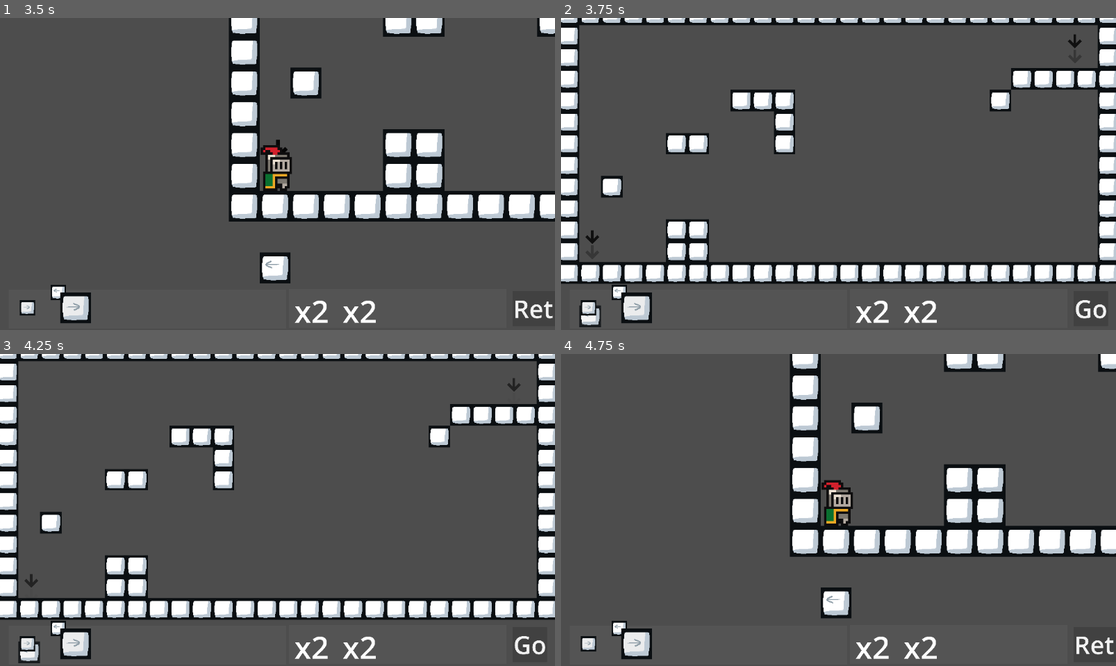
Above: before the commit, frames 1-4 (two rows, left to right).
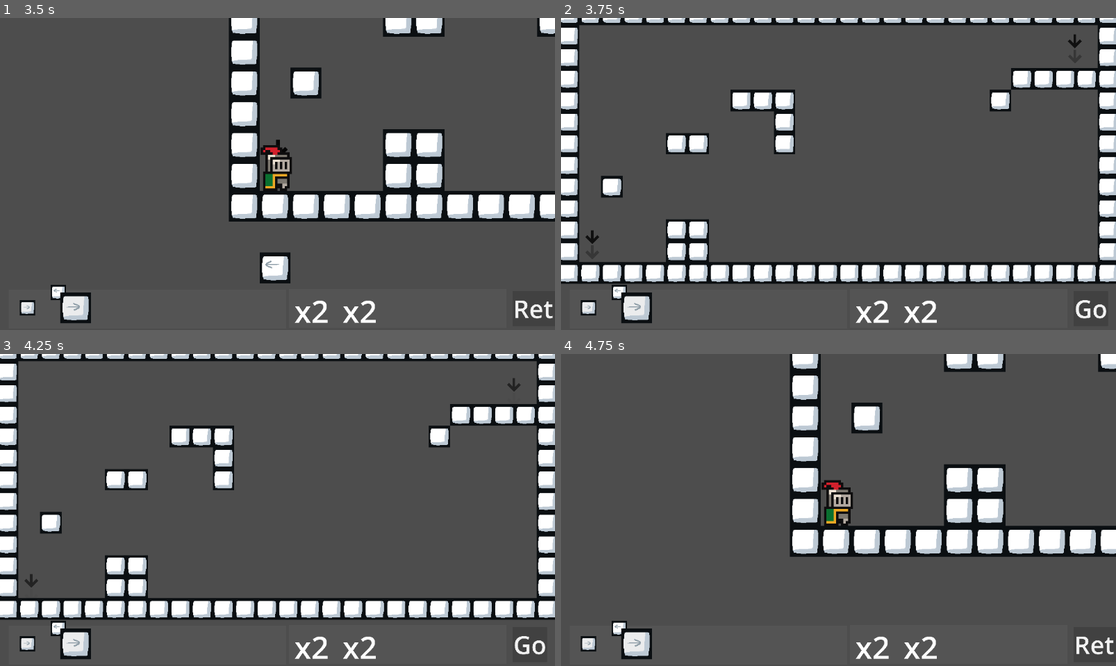
Above: after the commit, the same moments.

Repository: matt-neave/shapeEscape
Game: Godot game, scene res://scenes/menu.tscn
Same seed, same stepped clock (60 frames per second), same inputs: the game is played once before the commit and once after it.
Inputs (mouse positions are in pixels of both pictures, inside the frame that each line leads up to):
- Up to frame 1 (3.5 s): click "Start Game" at 0.5 s; click "Level 1" at 1.25 s; click (27, 308) at 2.02 s; click "Go" at 2.75 s
- Up to frame 2 (3.75 s): click "Retry" at 3.5 s
- Up to frame 3 (4.25 s): no input
- Up to frame 4 (4.75 s): click "Go" at 4.25 s

Frame 1 is identical in both runs. In frame 2, 0.2% of the frame differs, in the area x 3-8%, y 92-100%; in frame 3, 0.2%; in frame 4, 0.5%, in the area x 46-53%, y 74-85%.

Commit message:
Resetting clears grid

Diff:
--- a/scripts/avaliable_shapes.gd
+++ b/scripts/avaliable_shapes.gd
@@ -14,7 +14,6 @@
 	pass
 
 func _draw_available_shapes():
-	print(shapes)
 	for shape in shapes:
 		var new_shape = AVAILABLE_SHAPE.instantiate()
 		new_shape.shape = shape
--- a/scripts/game_manager.gd
+++ b/scripts/game_manager.gd
@@ -61,13 +61,13 @@
 	var shape2 = BuildingShape.new()
 	shape2.root.direction = BuildingBlock.Direction.RIGHT
 
-	var shape3 = BuildingShape.new()
-	shape3.root.direction = BuildingBlock.Direction.RIGHT
-
 	var block = BuildingBlock.new()
 	block.direction = BuildingBlock.Direction.LEFT
 
 	shape2.blocks[Vector2i(2, -1)] = block
+
+	var shape3 = BuildingShape.new()
+	shape3.root.direction = BuildingBlock.Direction.RIGHT
 
 	shapes.append(shape1)
 	shapes.append(shape2)
--- a/scripts/level_manager.gd
+++ b/scripts/level_manager.gd
@@ -47,3 +47,6 @@
 
 	# Set camera
 	phase_1_camera.make_current()
+
+	# Reset the tile control
+	get_tree().call_group("tile_control", "_reset")
--- a/scripts/shape.gd
+++ b/scripts/shape.gd
@@ -7,10 +7,13 @@
 # The shape has a position, which is the global position of the shape in the tilemap
 
 @export var global_position: Vector2i = Vector2i(0, 0)
-@export var root: BuildingBlock = BuildingBlock.new()
-@export var blocks: Dictionary = {
-	Vector2i(0, 0): root
-}
+@export var root: BuildingBlock
+@export var blocks: Dictionary = {}
 @export var color: Color = Color(0,0,0)
 func size():
 	return blocks.size()
+
+func _init():
+	color = Color(randi() % 255, randi() % 255, randi() % 255)
+	root = BuildingBlock.new()
+	blocks[Vector2i(0, 0)] = self.root
--- a/scripts/tile_draw_controller.gd
+++ b/scripts/tile_draw_controller.gd
@@ -1,6 +1,5 @@
 extends TileMap
 
-var shapes
 var shape
 var active_shapes = []
 
@@ -9,7 +8,6 @@
 
 # Called when the node enters the scene tree for the first time.
 func _ready():
-	shapes = GameManager.level_shapes[GameManager.level].shapes
 	add_to_group("tile_control")
 
 # Called every frame. 'delta' is the elapsed time since the previous frame.
@@ -33,25 +31,20 @@
 		placement_mode = false
 
 func enter_placement_mode(shape):
-	print(shape)
 	self.shape = shape
 	placement_mode = true
 
 func exit_placement_mode(shape, shape_ui):
 	if true: # if shape is successfully placed
-		shapes.erase(shape)
 		shape_ui.expire()
 	placement_mode = false
+	_clear_placement_cells()
 
 func multiplier_dropped(scale, multiplier_ui):
 	_check_scale_shape(scale, multiplier_ui)
 
 func _place_shape_at_root(cell_pos):
-	if shapes.size() <= 0:
-		return
-
 	shape.global_position = cell_pos
-
 	# Add the root and other blocks to the tilemap
 	set_cell(1, cell_pos, 0, Vector2i(0, 0))
 
@@ -59,24 +52,23 @@
 		var global_pos = cell_pos + block_pos
 		_place_block(global_pos, shape.blocks[block_pos])
 	active_shapes.append(shape)
-	shapes.pop_front()
 
 func _check_scale_shape(scale=1, multiplayer_ui = null):
 	var mouse_pos = get_global_mouse_position()
 	var cell_pos = local_to_map(mouse_pos)
 	if get_used_cells(1).has(cell_pos):
 		# Fine the shape that is being scaled, this could be the shape root, or any of the blocks
-		var shape = null
+		var shape_to_scale = null
 		for active_shape in active_shapes:
 			for block_pos in active_shape.blocks.keys():
 				if active_shape.global_position + block_pos == cell_pos:
-					shape = active_shape
+					shape_to_scale = active_shape
 					break
 
-		if shape != null:
+		if shape_to_scale != null:
 			if multiplayer_ui:
 				multiplayer_ui.expire()
-			_scale_shape(shape, scale)
+			_scale_shape(shape_to_scale, scale)
 
 func _scale_shape(shape, scale):
 	# Project each block (including the root) by the scale in the direction of the block
@@ -121,15 +113,30 @@
 func _placement():
 	var mouse_pos = get_global_mouse_position()
 	var cell_pos = local_to_map(mouse_pos)
-	var next_shape = shape
 
-	if prev_pos:
-		for block_pos in next_shape.blocks.keys():
-			var global_pos = prev_pos + block_pos
-			set_cell(2, global_pos, 0, Vector2i(3,3))
-
-	for block_pos in next_shape.blocks.keys():
+	_clear_placement_cells()
+	for block_pos in shape.blocks.keys():
 		var global_pos = cell_pos + block_pos
-		_place_block(global_pos, next_shape.blocks[block_pos], 2)
+		_place_block(global_pos, shape.blocks[block_pos], 2)
 
 	prev_pos = cell_pos
+
+func _clear_placement_cells():
+	if prev_pos:
+		for block_pos in shape.blocks.keys():
+			var global_pos = prev_pos + block_pos
+			_reset_cell(global_pos)
+
+func _reset_cell(pos, layer=2):
+	set_cell(layer, pos, 0, Vector2i(3,3))
+
+func _reset():
+
+	for active_shape in active_shapes:
+		# Remove all the tiles in the shape from the tilemap
+		for block_pos in active_shape.blocks.keys():
+			var global_pos = active_shape.global_position + block_pos
+			_reset_cell(global_pos, 1)
+
+
+	#active_shapes = []
